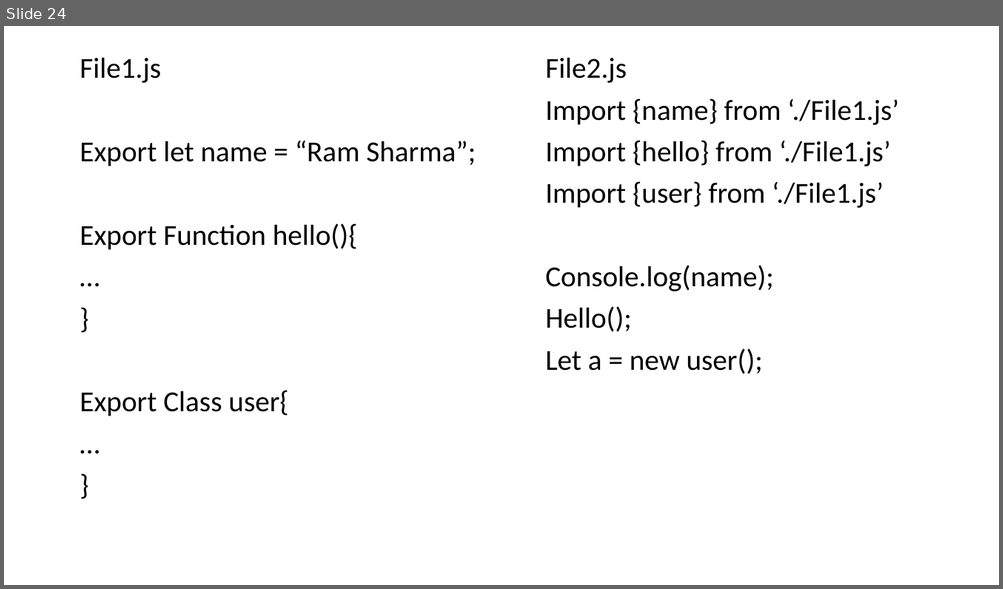
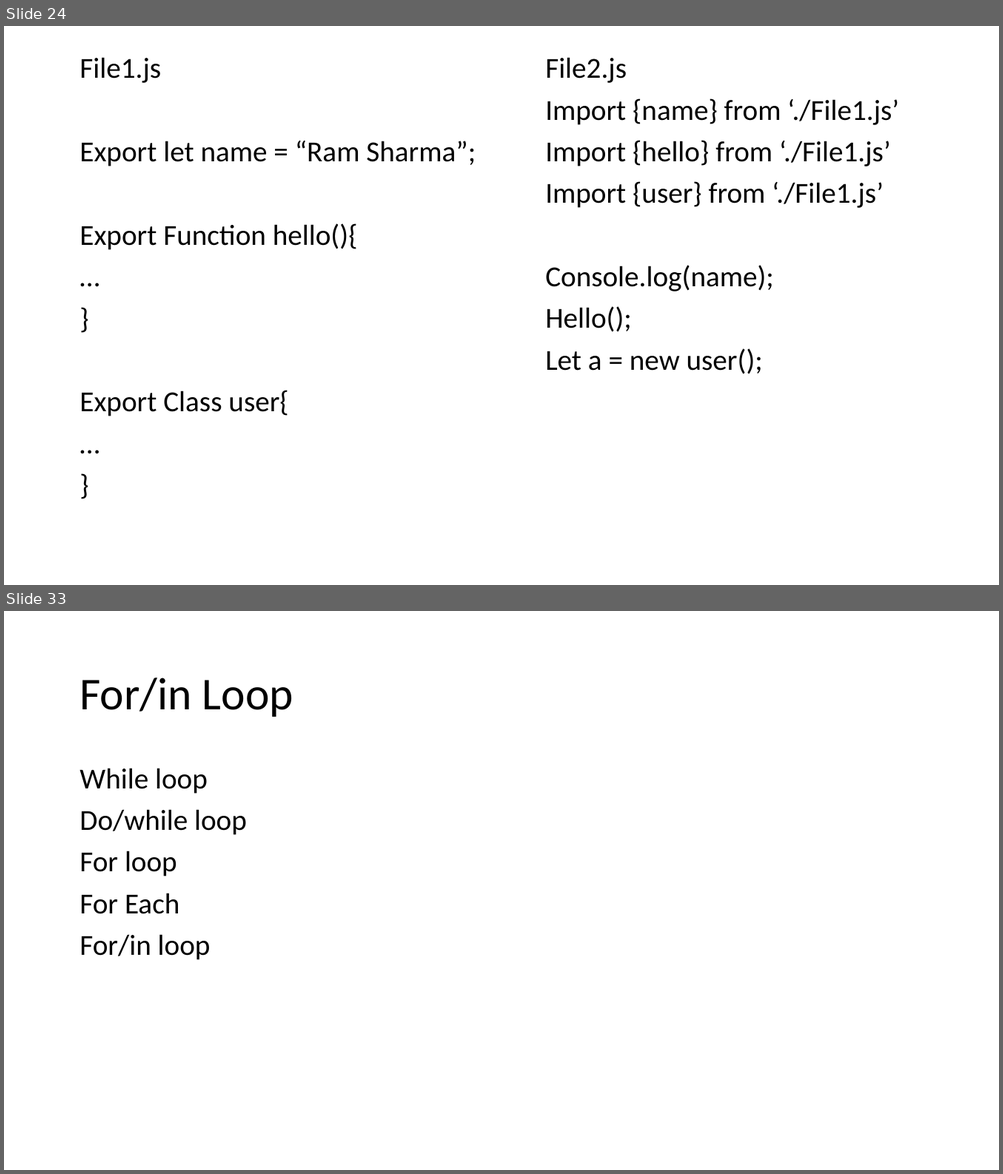
Before and after one commit to PiyushChaturvedii/Batch04, a slide deck: AdvanceJavaScript.pptx. Shown one above the other, each under a label of ours: slide 24 before the commit, slides 24 and 33 after it; the slides between them are not shown. The pictures are 1003x589 and 1003x1174 pixels, drawn with LibreOffice and Linux fonts; fonts in the diff are those of the drawing. Boxes give left, top, right and bottom in pixels: in the first picture for what was removed or moved away, otherwise in the second. Text is boxed around its words. In the diff, an @@ line names an element or a change of style, - is before the commit and + after.

```diff
--- a/AdvanceJavaScript.pptx
+++ b/AdvanceJavaScript.pptx
@@ slide 33 added at (4, 611, 999, 1170), background #FFFFFF @@
@@ title added at (79, 678, 293, 717), 44 pt, text #000000 @@
+For/in Loop
@@ text added at (79, 768, 247, 960), 28 pt, text #000000 @@
+While loop
+Do/while loop
+For loop
+For Each
+For/in loop
```
Also in this commit, not shown: 9 other slides added, 8 other files.
